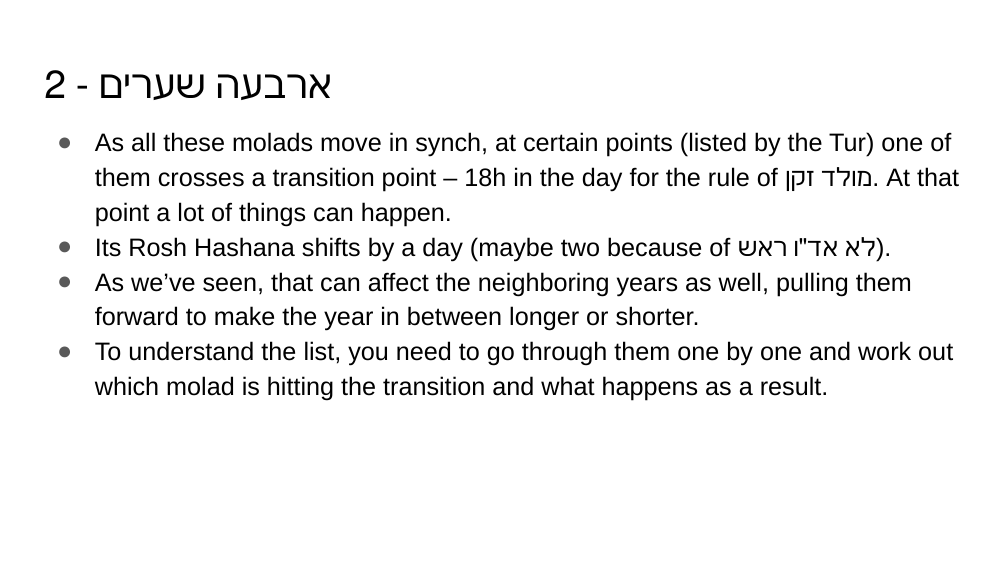
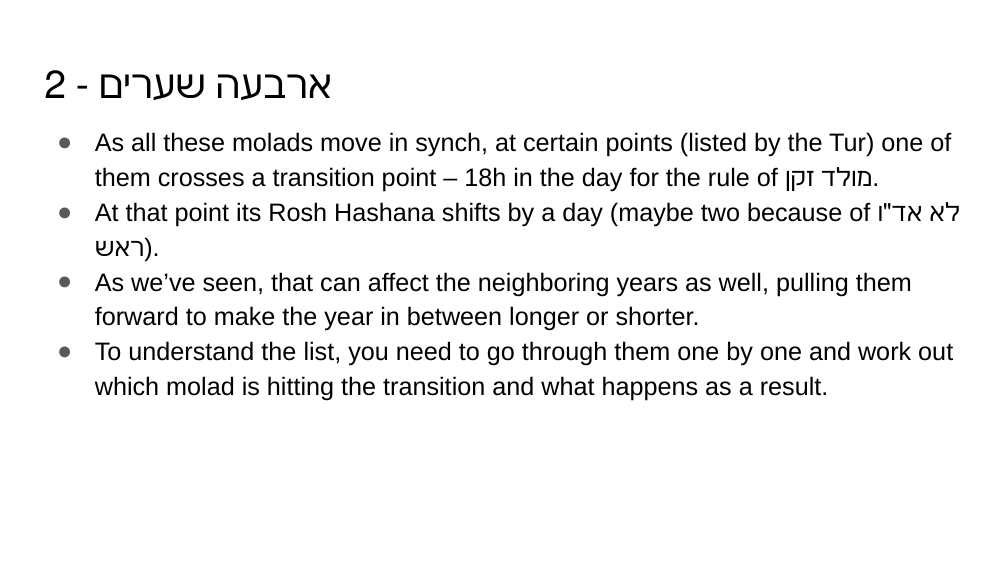
Before and after one commit to MichoelR/Keviyus, a slide deck: slide 17 of FourGates/FourGates.pptx. Drawn at 1008x567 pixels with LibreOffice and Linux fonts; fonts in the diff are those of the drawing. Boxes give left, top, right and bottom in pixels: in the first picture for what was removed or moved away, otherwise in the second. Text is boxed around its words. In the diff, an @@ line names an element or a change of style, - is before the commit and + after.

```diff
--- a/FourGates/FourGates.pptx
+++ b/FourGates/FourGates.pptx
@@ text at bbox=[95, 132, 960, 262]: text changed @@
-● As all these molads move in synch, at certain points (listed by the Tur) one of them crosses a transition point – 18h in the day for the rule of מולד זקן. At that point a lot of things can happen.
-● Its Rosh Hashana shifts by a day (maybe two because of לא אד"ו ראש).
+● As all these molads move in synch, at certain points (listed by the Tur) one of them crosses a transition point – 18h in the day for the rule of מולד זקן.
+● At that point its Rosh Hashana shifts by a day (maybe two because of לא אד"ו ראש).
```
Also in this commit, not shown: 14 other slides changed.
